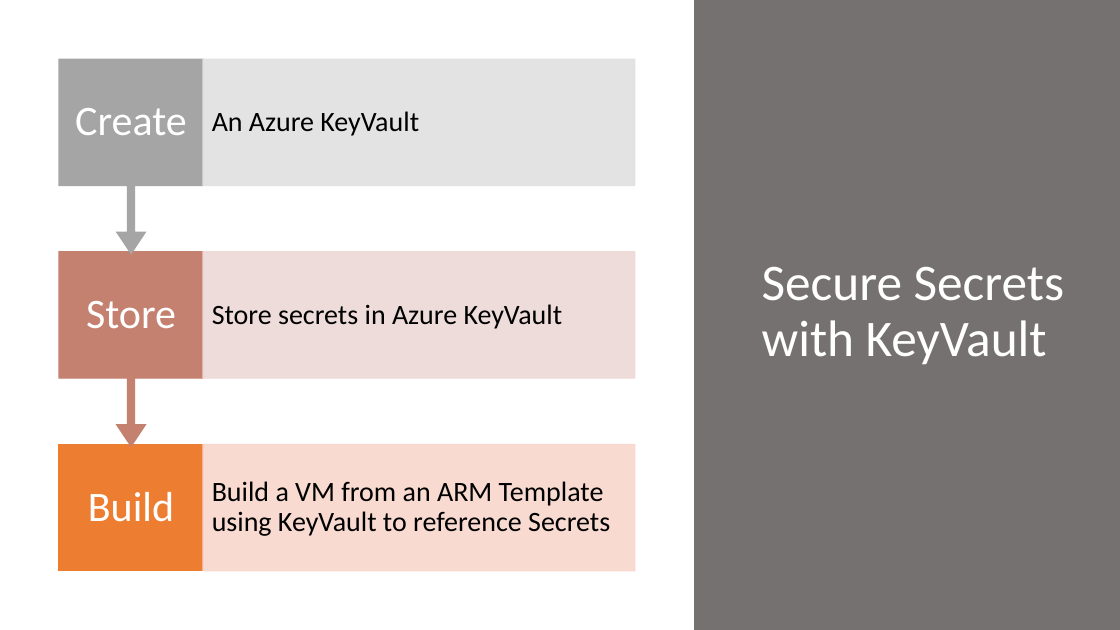
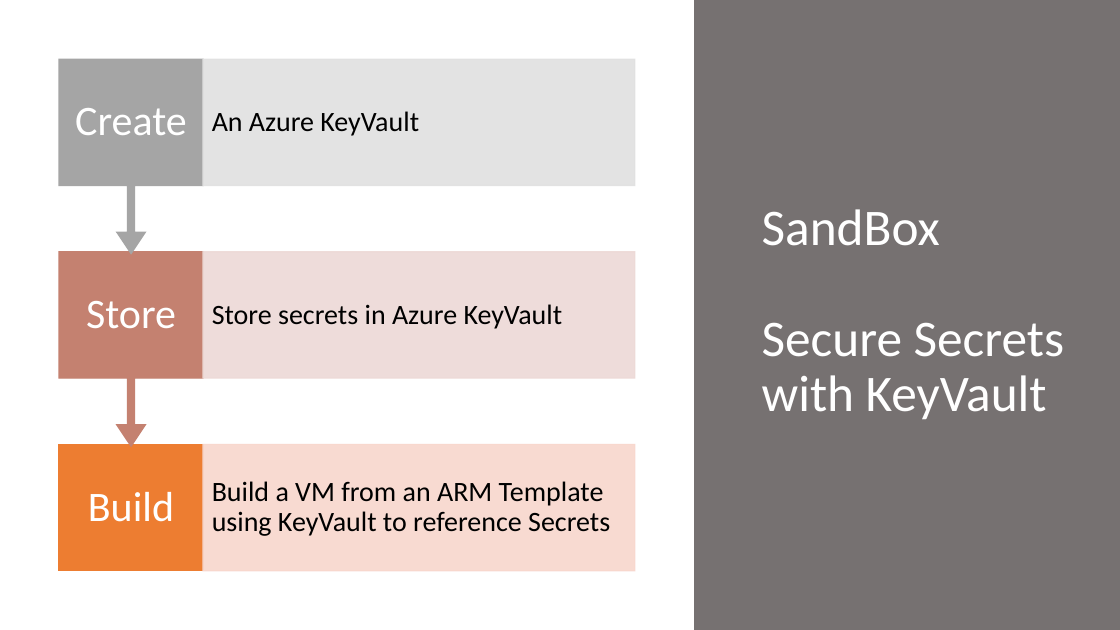
Before and after one commit to swiftsolves-msft/Azure-Services-as-Code, a slide deck: slide 21 of AZW_Azure_Services_as_Code.pptx (slide 15 before the commit). Drawn at 1120x630 pixels with LibreOffice and Linux fonts; fonts in the diff are those of the drawing. Boxes give left, top, right and bottom in pixels: in the first picture for what was removed or moved away, otherwise in the second. Text is boxed around its words. In the diff, an @@ line names an element or a change of style, - is before the commit and + after.

```diff
--- a/AZW_Azure_Services_as_Code.pptx
+++ b/AZW_Azure_Services_as_Code.pptx
@@ title at (x1=762, y1=209, x2=1064, y2=419): text changed @@
-Secure Secrets with KeyVault
+SandBox
+Secure Secrets with KeyVault
```
Also in this commit, not shown: 3 other slides changed, 3 slides added.
